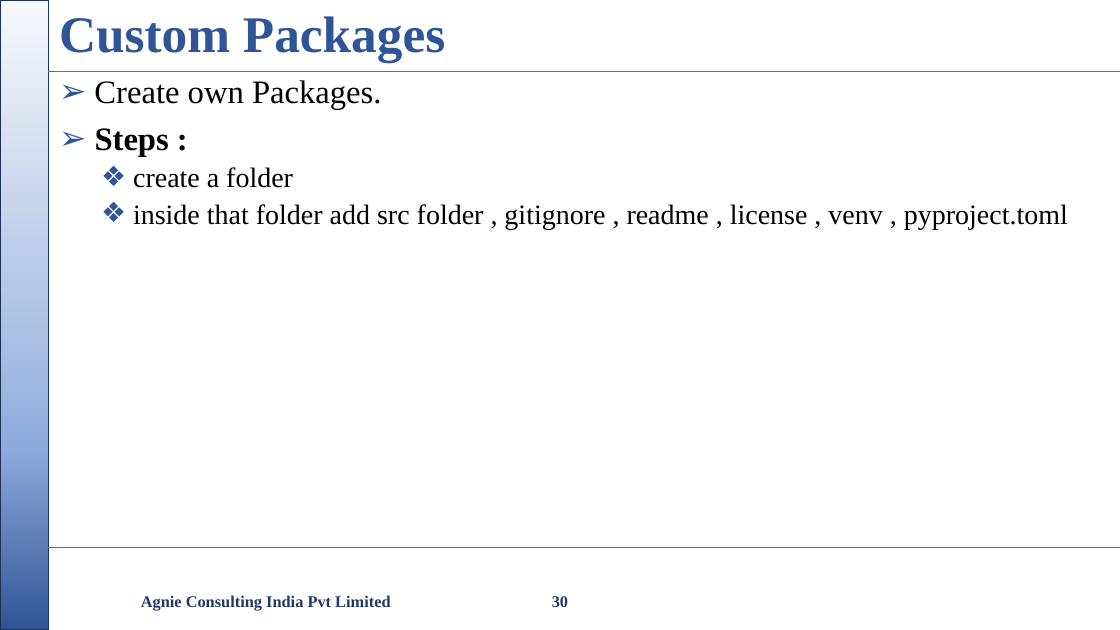
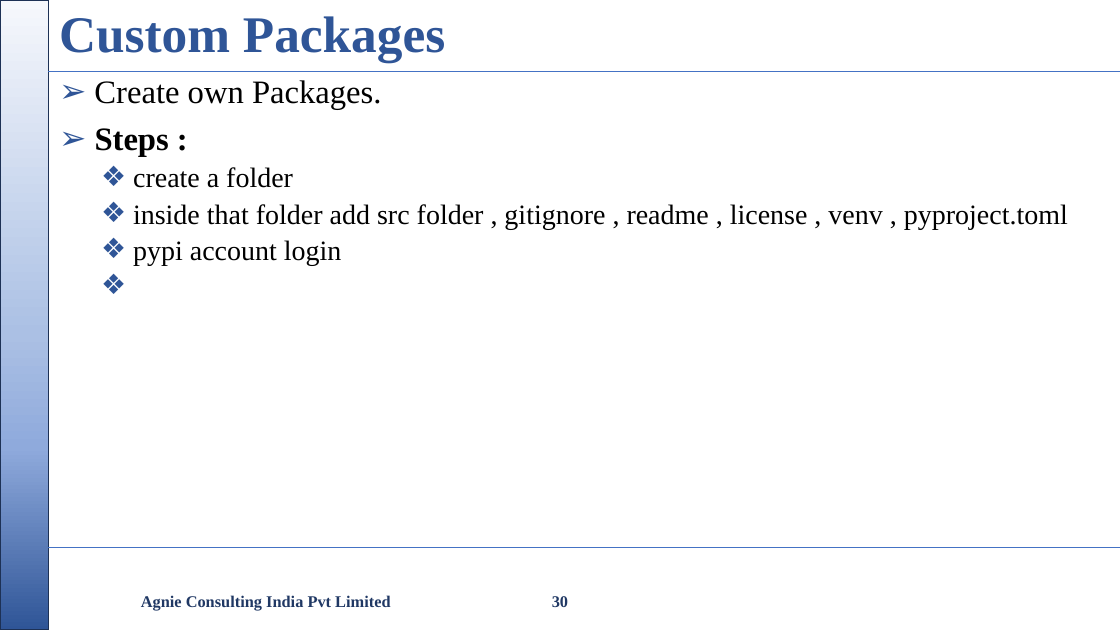
Before and after one commit to nikishdaniel1-del/Python-Cls, a slide deck: slide 30 of python class/Python Class.pptx. Drawn at 1120x630 pixels with LibreOffice and Linux fonts; fonts in the diff are those of the drawing; background and template pictures are left out. Boxes give left, top, right and bottom in pixels: in the first picture for what was removed or moved away, otherwise in the second. Text is boxed around its words. In the diff, an @@ line names an element or a change of style, - is before the commit and + after.

```diff
--- a/python class/Python Class.pptx
+++ b/python class/Python Class.pptx
@@ text at (133, 240, 342, 265): paragraph added @@
+  ❖ pypi account login
```
Also in this commit, not shown: 1 other slide changed, 4 other files.
